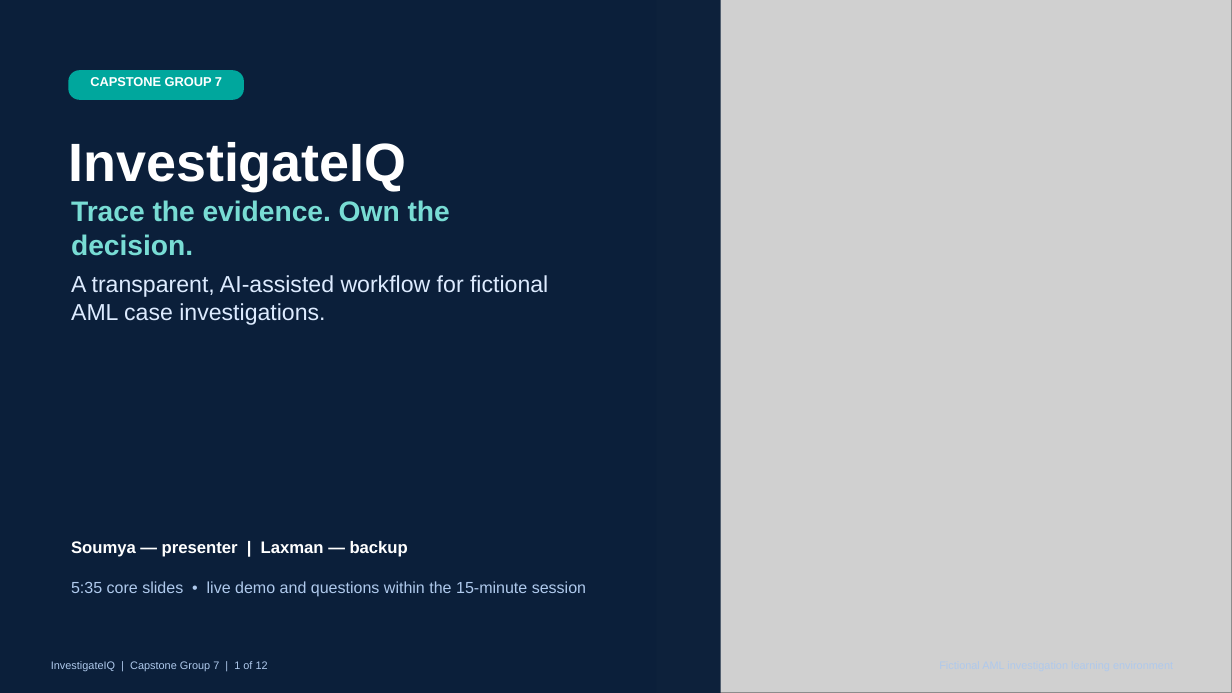
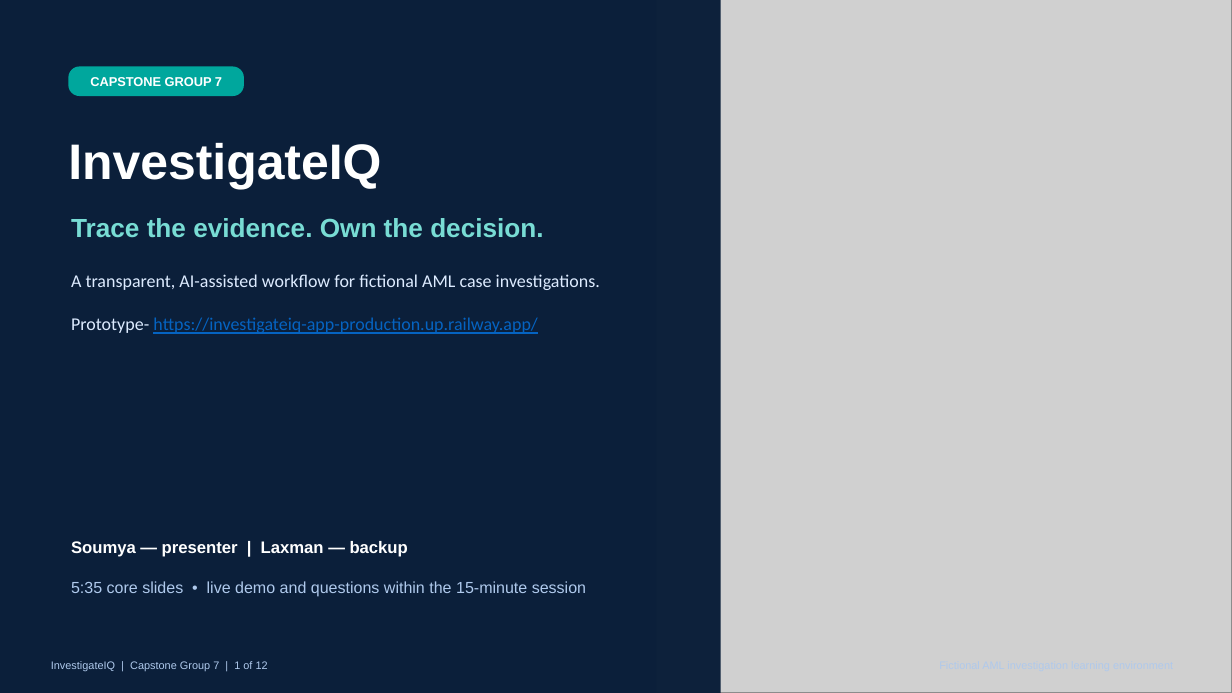
Before and after one commit to swetadminc/CapstoneProject, a slide deck: slide 1 of Product Docs/Submission/InvestigateIQ_Product_Presentation.pptx. Drawn at 1232x693 pixels with LibreOffice and Linux fonts; fonts in the diff are those of the drawing; grey boxes stand for pictures. Boxes give left, top, right and bottom in pixels: in the first picture for what was removed or moved away, otherwise in the second. Text is boxed around its words. In the diff, an @@ line names an element or a change of style, - is before the commit and + after.

Commit message:
Add prototype link to submission materials

```diff
--- a/Product Docs/Submission/InvestigateIQ_Product_Presentation.pptx
+++ b/Product Docs/Submission/InvestigateIQ_Product_Presentation.pptx
@@ rounded rectangle: place and size @@
-rounded rectangle at (68,70,244,100)
+rounded rectangle at (68,67,244,96)
@@ text "InvestigateIQ" at (68,142,381,190): size 42 to 38.9 pt @@
@@ text "Trace the evidence. Own the ..." at (71,218,543,238): size 22 to 20.4 pt @@
@@ text at (71,274,600,290): size 18 to 14 pt, font Arial to Calibri in "A transparent, AI-assisted workflow for fictional AML ..." @@
@@ text at (71,317,537,334): paragraph added @@
+Prototype- https://investigateiq-app-production.up.railway.app/
```
Also in this commit, not shown: 10 other slides changed, 4 other files.
